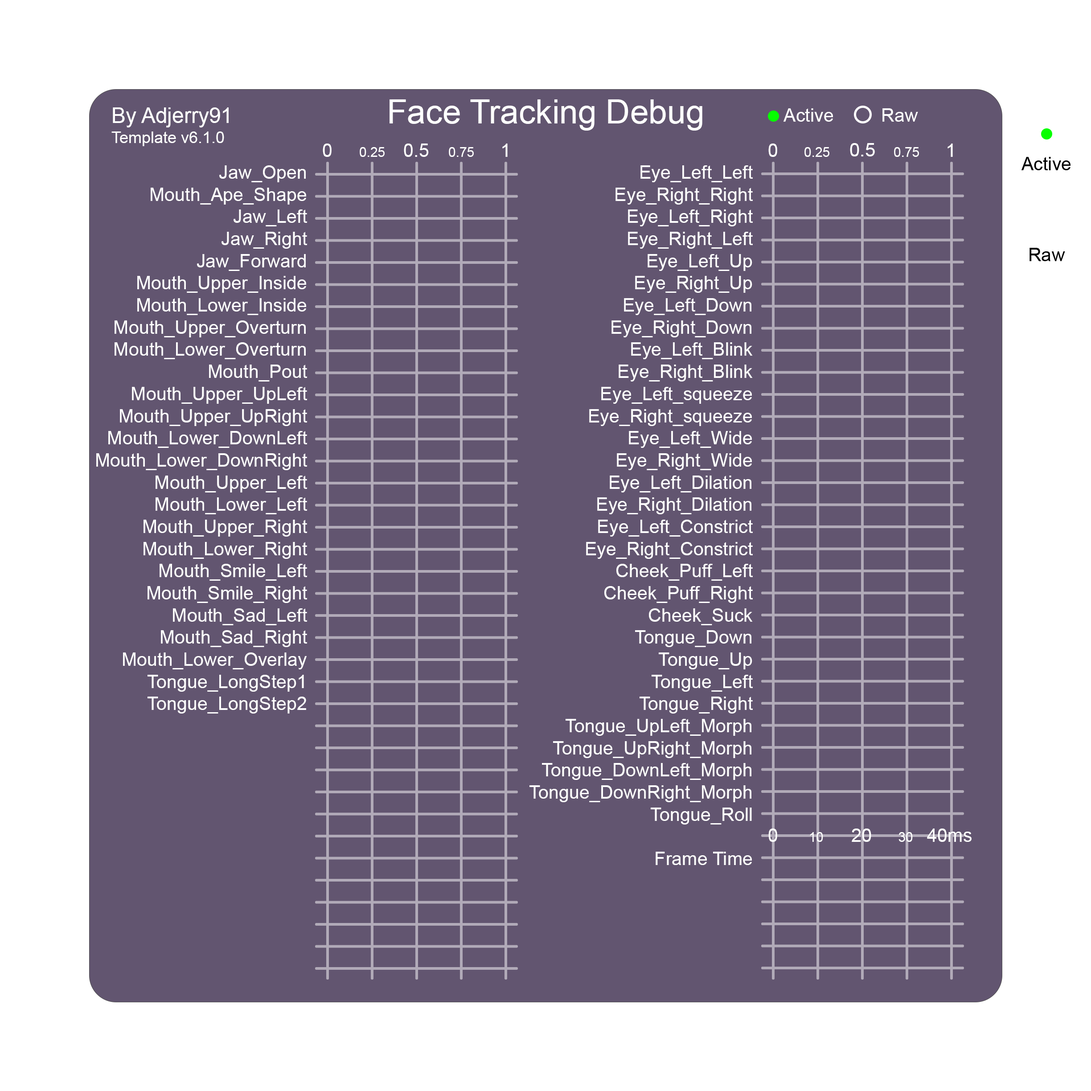
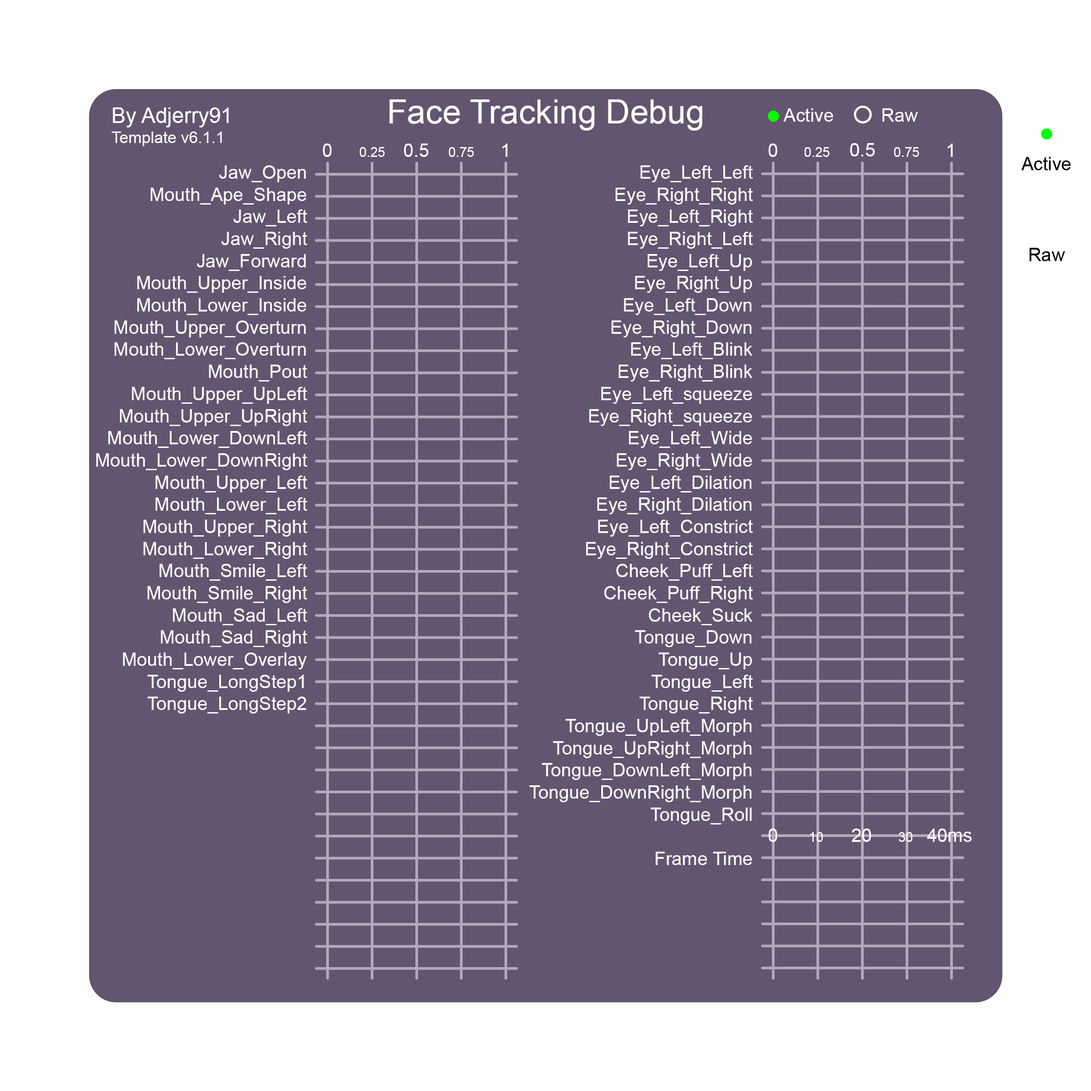
The second 1091px x 1091px image is a revision of the first. Changes to its layers:
painted on "Template Version" over [216, 131, 225, 144]
